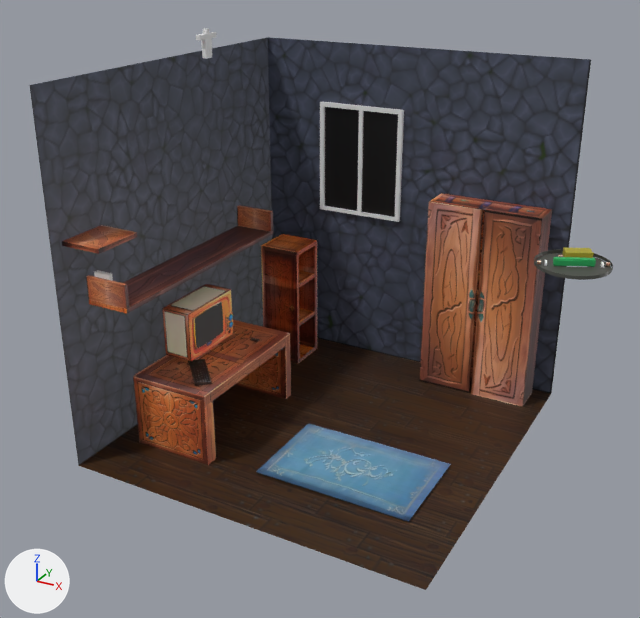
The glTF model public/models/NewthreeJsScene.glb as it was, and as the next commit left it.
The view is the same before and after, from a 50 mm camera at (223.0, -279.0, 209.0) aimed at (63.0, 12.0, 64.0). The axes (+X, +Y, +Z) are drawn at lower left. The lights are the same throughout. Where no turn or scale is listed for an object, it has been applied to the vertices.

The first picture shows 'BookShelf.002', 'Brush_0TT1', 'Carpet.002', 'Character', 'Floating_Shelf.002', 'Floor.002', 'Foot_0BB1', 'Frame.004', 'Gearbox_body_1BB1', 'Gearbox_lid_2TT1', 'Glass.003', 'LeftDoor.004', 'Monitor.002', 'RightDoor.004', 'Table.003', 'Walls.002', 'Wardrobe.002'.
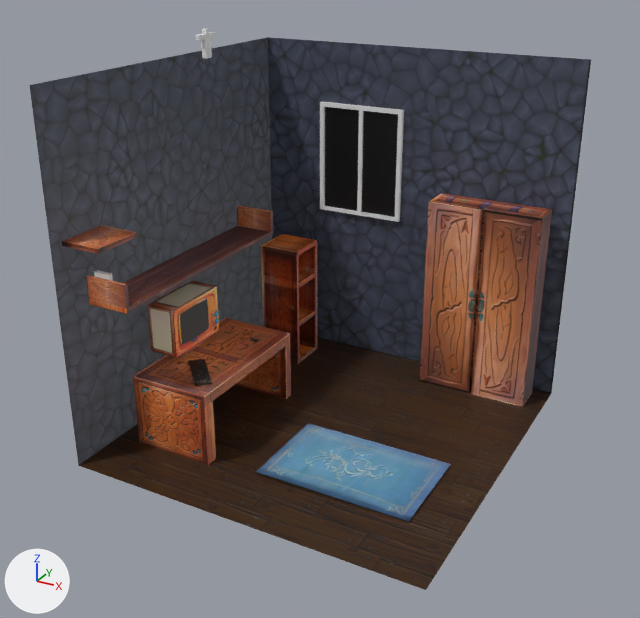
Location of each change, (x1, y1, x2, y2) in pixels of the pictures (640 x 618 px):
'Monitor.002', moved
    before: (162, 284, 233, 361)
    after: (148, 281, 219, 358)
'Foot_0BB1', deleted
    before: (534, 249, 613, 280)
'Brush_0TT1', deleted
    before: (553, 257, 596, 267)
'Character', moved
    before: (196, 28, 217, 59)
    after: (195, 28, 216, 58)
'Gearbox_body_1BB1', deleted
    before: (563, 248, 593, 258)
'Gearbox_lid_2TT1', deleted
    before: (563, 247, 593, 253)
'Wheel_2', deleted
    before: (601, 262, 604, 268)
'motor_wheel2_0TL1', deleted
    before: (605, 262, 610, 266)
'Wheel_1', deleted
    before: (544, 260, 547, 266)
'Motor_gearbox_0TT1', deleted
    before: (558, 253, 563, 257)

Diff of the bpy script that builds the scene:
```diff
--- a/public/models/NewthreeJsScene.glb.py
+++ b/public/models/NewthreeJsScene.glb.py
@@ ob_monitor_002 @@
 ob_monitor_002 = bpy.data.objects.new('Monitor.002', me_cylinder_005)
-ob_monitor_002.location = (5.5, 28.0, 35.1)
+ob_monitor_002.location = (-2.5, 28.0, 35.1)
@@ ob_character @@
 ob_character = bpy.data.objects.new('Character', me_cube_039)
-ob_character.location = (13.4, 37.9, 162.4)
+ob_character.location = (13.2, 37.9, 162.4)
@@ ob_foot_0bb1 @@
-ob_foot_0bb1 = bpy.data.objects.new('Foot_0BB1', me_cylinder_002)
-ob_foot_0bb1.location = (174.0, -47.0, 123.0)
@@ ob_wheel_1 @@
-ob_wheel_1 = bpy.data.objects.new('Wheel_1', me_cylinder_007)
-ob_wheel_1.location = (167.3, -49.6, 122.8)
@@ ob_wheel_2 @@
-ob_wheel_2 = bpy.data.objects.new('Wheel_2', me_cylinder_008)
-ob_wheel_2.location = (181.2, -43.6, 122.8)
@@ ob_brush_0tt1 @@
-ob_brush_0tt1 = bpy.data.objects.new('Brush_0TT1', me_cube_001)
-ob_brush_0tt1.location = (174.3, -47.0, 123.7)
@@ ob_motor_wheel2_0tl1 @@
-ob_motor_wheel2_0tl1 = bpy.data.objects.new('motor_wheel2_0TL1', me_cylinder_012)
-ob_motor_wheel2_0tl1.location = (182.2, -43.2, 123.2)
@@ ob_motor_gearbox_0tt1 @@
-ob_motor_gearbox_0tt1 = bpy.data.objects.new('Motor_gearbox_0TT1', me_cylinder_013)
-ob_motor_gearbox_0tt1.location = (170.0, -44.0, 123.6)
@@ ob_gearbox_body_1bb1 @@
-ob_gearbox_body_1bb1 = bpy.data.objects.new('Gearbox_body_1BB1', me_cube_037)
-ob_gearbox_body_1bb1.location = (174.0, -42.0, 124.1)
@@ ob_gearbox_lid_2tt1 @@
-ob_gearbox_lid_2tt1 = bpy.data.objects.new('Gearbox_lid_2TT1', me_cube_038)
-ob_gearbox_lid_2tt1.location = (174.0, -42.0, 125.3)
```
